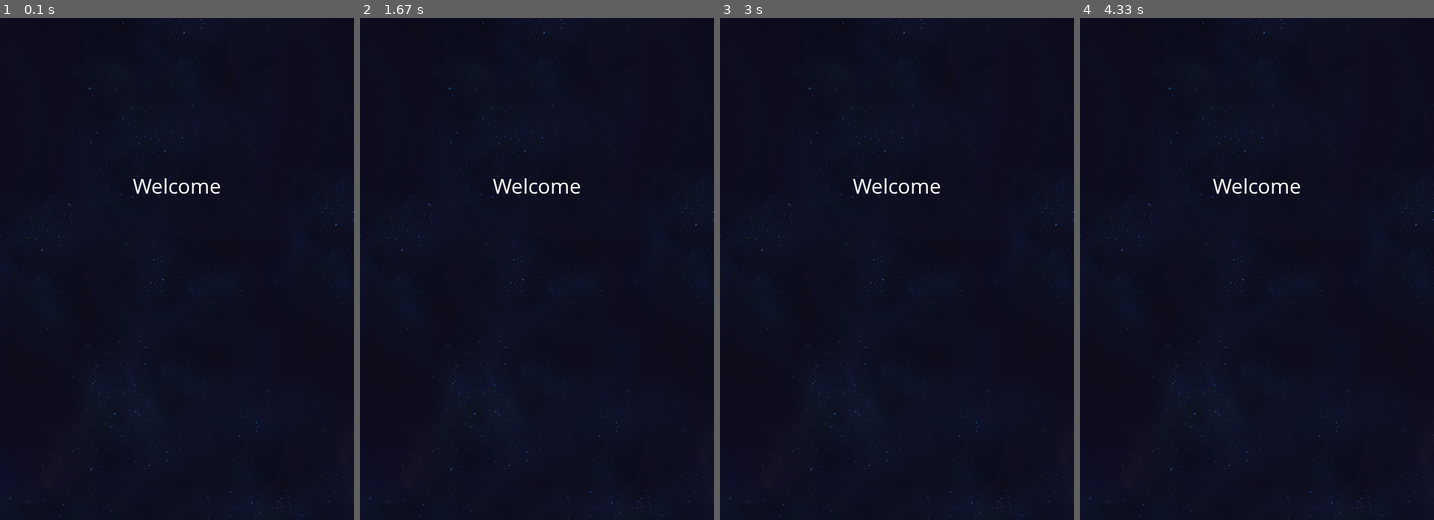
Above: before the commit, frames 1-4 (left to right).
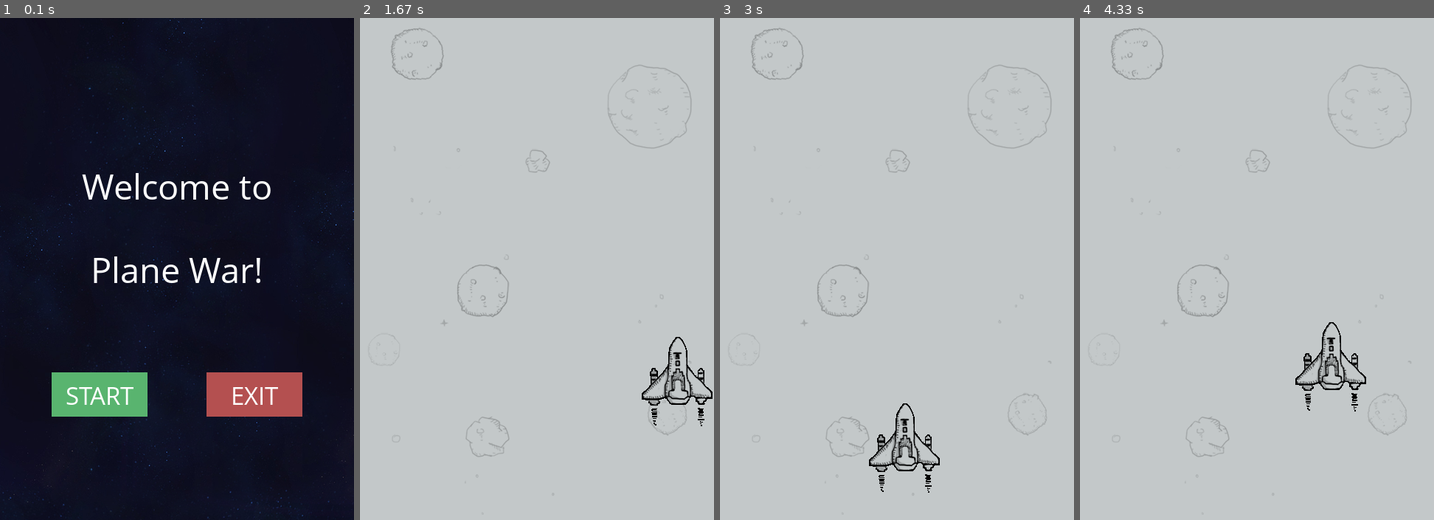
Above: after the commit, the same moments.

Repository: ZhoPaul/pygame_shooting
Game: pygame game, started from main.py
The game is run twice, just before and just after one commit, with the same random seed, the same clock (stepped at 60 frames per second) and the same inputs.
Inputs (mouse positions are in pixels of both pictures, inside the frame that each line leads up to):
- Up to frame 1 (0.1 s): no input
- Up to frame 2 (1.67 s): press the mouse at (459, 394) at 0.37 s; move the mouse to (501, 404) at 0.47 s; release the mouse at (547, 419) at 0.6 s; hold Right 0.67-1.13 s; move the mouse to (572, 304) at 0.7 s; hold Up 1.17-1.47 s; hold Right from 1.5 s (still down)
- Up to frame 3 (3 s): release Right at 1.97 s; hold Left 2-2.53 s; hold Down 2.57-2.87 s; hold Left from 2.9 s (still down)
- Up to frame 4 (4.33 s): release Left at 3.3 s; hold Up 3.33-3.7 s; hold Right from 3.73 s (still down)

The runs differ from the first frame. In frame 1, 6.5% of the frame differs, in the area x 14-86%, y 30-80%; in frame 2, 100%; in frame 3, 100%, in the area x 0-100%, y 0-100%; in frame 4, 100%.

Commit message:
#&#20190201 增加开始和退出的button

Diff:
--- a/main.py
+++ b/main.py
@@ -5,7 +5,7 @@
 import plane
 
 #from plane import MyPlane
-from textAndbutton import Mytext, white
+from textAndbutton import *
 
 window_width = 480
 window_height = 680
@@ -28,16 +28,50 @@
     elif keys[pygame.K_DOWN]:
         hero_temp.move_down()
 
+def button_control(screen):
+    # draw start button and exit button
+    start_rect = MyRect(green, 70, 480, 130, 60)
+    exit_rect = MyRect(red, 280, 480, 130, 60)
+    start_text = Mytext("START", 135, 510, height = 35, color = white)
+    exit_text = Mytext("EXIT", 345, 510, height = 35, color = white)
+
+    # button color and function
+    mouse = pygame.mouse.get_pos()
+    click = pygame.mouse.get_pressed()
+    if (70<=mouse[0]<=200 and 480<=mouse[1]<=540):
+        start_rect.color = bright_green
+        start_text.color = black
+        if (click[0] == 1): # start game when click start button
+            return False
+
+    if (280<=mouse[0]<=410 and 480<=mouse[1]<=540):
+        exit_rect.color = bright_red
+        exit_text.color = black
+        if (click[0] == 1): # exit game when click exit button
+            pygame.quit()
+            sys.exit()
+
+    # draw button and text
+    start_rect.draw_button(screen)
+    exit_rect.draw_button(screen)
+    start_text.draw_text(screen)
+    exit_text.draw_text(screen)
+
 def start_game_info():
     screen = pygame.display.set_mode((window_width, window_height), 0, 32)
     backgroud = pygame.image.load('picture/bg.png')
-    text_welcome = Mytext("Welcome", window_width/2, window_height/3, color = white)
+    pygame.display.set_caption('Plane War')
+    text_welcome1 = Mytext("Welcome to", window_width/2, window_height/3, height = 50, color = white)
+    text_welcome2 = Mytext("Plane War!", window_width/2, window_height/2, height = 50, color = white)
 
     game_info = True
 
     while game_info:
         screen.blit(backgroud, (0, 0))
-        text_welcome.draw_text(screen)
+        text_welcome1.draw_text(screen)
+        text_welcome2.draw_text(screen)
+        if False == button_control(screen):
+            game_info = False
 
         pygame.display.update()
         for event in pygame.event.get():
--- a/src/textAndbutton.py
+++ b/src/textAndbutton.py
@@ -1,5 +1,4 @@
 import pygame
-import sys
 
 black = (0, 0, 0)
 white = (255, 255, 255)
@@ -28,3 +27,12 @@
         text_rect = text_surf.get_rect()
         text_rect.center = self.pos
         screen.blit(text_surf, text_rect)
+
+class MyRect(object):
+    def __init__(self, color = red, x = 0, y = 0, width = 10, height = 10):
+        self.color = color
+        self.rect = (x, y, width, height)
+
+
+    def draw_button(self, screen):
+        pygame.draw.rect(screen, self.color, self.rect)
